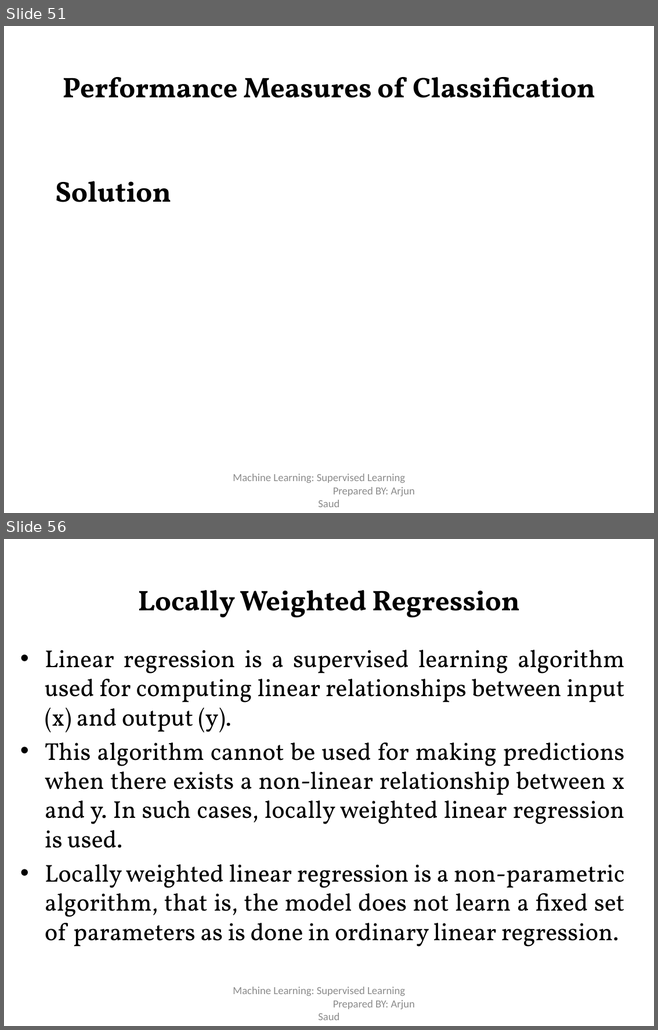
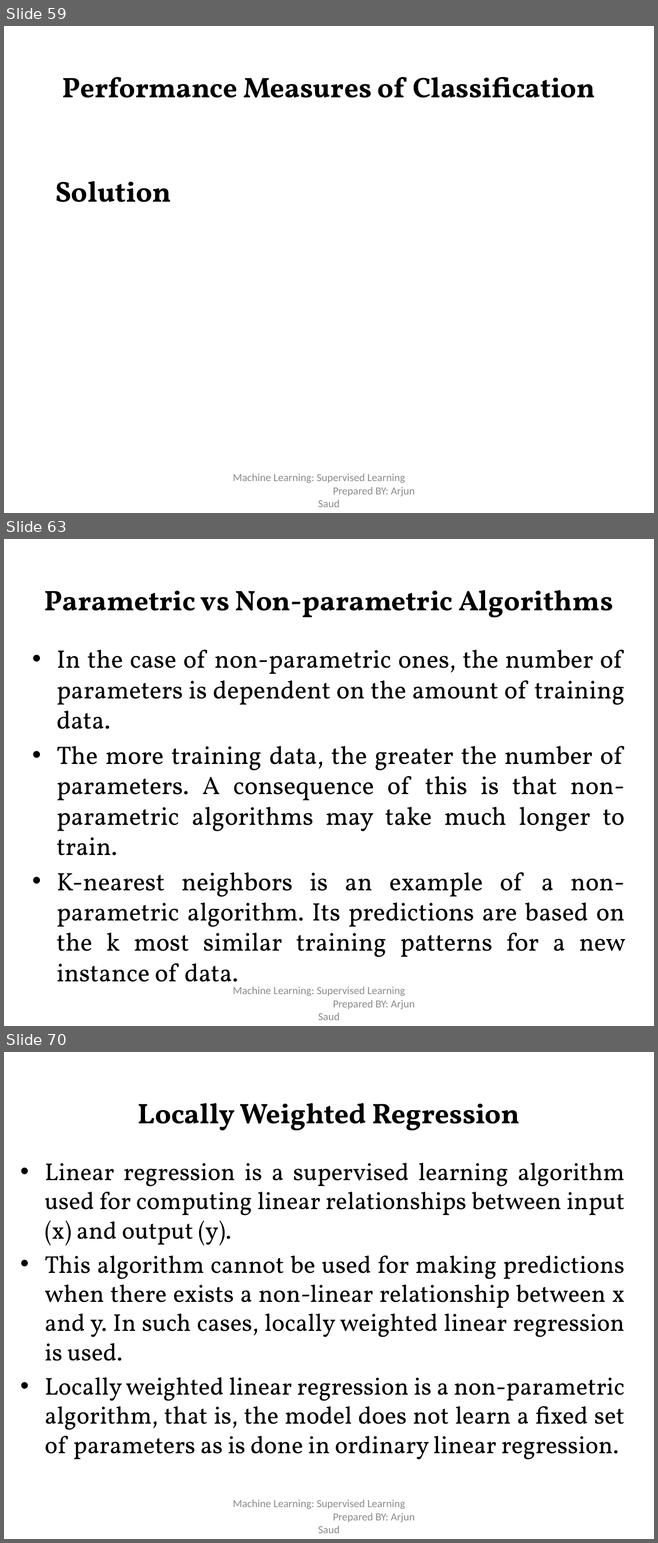
Before and after one commit to risav55/notes, a slide deck: Second Semester/ML/Unit -2 Supervised Learning.pptx. Shown one above the other, each under a label of ours: slides 51 and 56 before the commit, slides 59, 63 and 70 after it; the slides between them are not shown. The pictures are 658x1030 and 658x1543 pixels, drawn with LibreOffice and Linux fonts; fonts in the diff are those of the drawing. Boxes give left, top, right and bottom in pixels: in the first picture for what was removed or moved away, otherwise in the second. Text is boxed around its words. In the diff, an @@ line names an element or a change of style, - is before the commit and + after.

```diff
--- a/Second Semester/ML/Unit -2 Supervised Learning.pptx
+++ b/Second Semester/ML/Unit -2 Supervised Learning.pptx
@@ slide 63 added at (4,539,654,1026), background #FFFFFF @@
@@ title added at (45,590,613,618), 31.5 pt, text #000000, bold @@
+Parametric vs Non-parametric Algorithms
@@ text added at (57,650,625,993), 28 pt, text #000000 @@
+• In the case of non-parametric ones, the number of parameters is dependent on the amount of training data.
+• The more training data, the greater the number of parameters. A consequence of this is that non-parametric algorithms may take much longer to train.
+• K-nearest neighbors is an example of a non-parametric algorithm. Its predictions are based on the k most similar training patterns for a new instance of data.
@@ text added at (233,987,415,1020), 12 pt, text #8C8C8C @@
+Machine Learning: Supervised Learning Prepared BY: Arjun Saud
@@ what was slide 51 is now slide 59 @@
@@ what was slide 56 is now slide 70 @@
```
Also in this commit, not shown: 6 slides changed, 13 other slides added, 5 other files.
